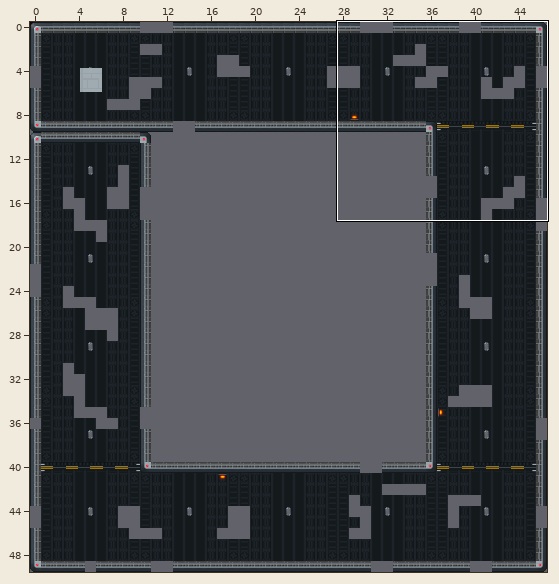
Two versions of a level (Tiled map (JSON), core/assets/levels/level_3/level_1.tmj). Above, an overview of the earlier version with the close-up marked.
Close-up. Before:
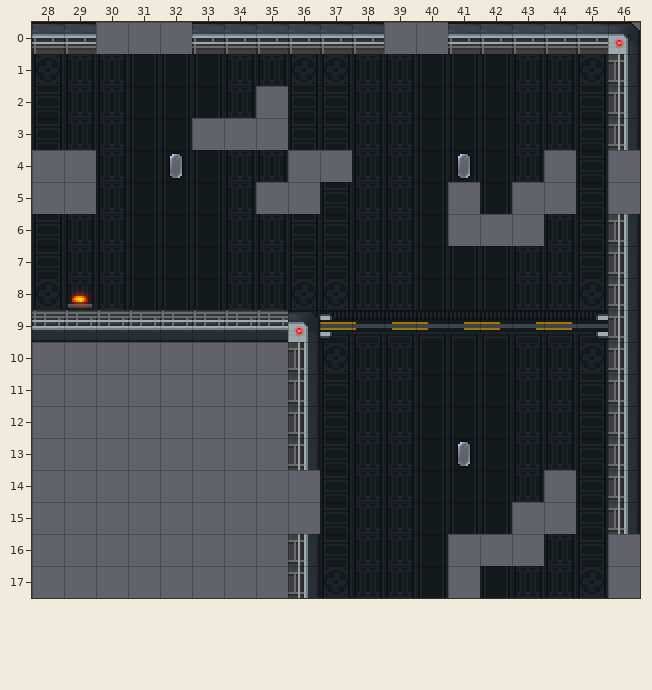
Cells are 16x16 px. Shown: x 28..46, y 0..17. The commit also changed other parts of the map, which this record leaves out.
Now the later version:
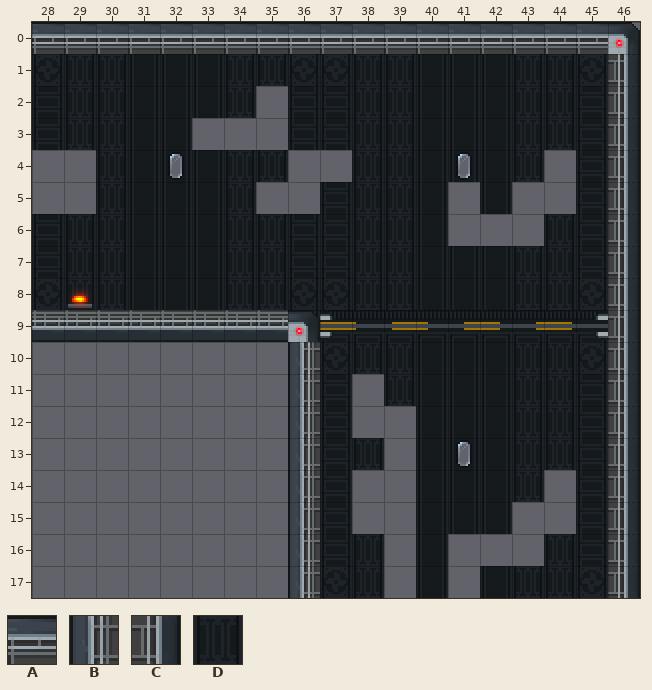
Key: from "space-tiles": A 6, B 21, C 23, D 81 "Background".
_ is an empty cell, . an unchanged one.
Edits made:
--- layer "Tile Layer 1"
@@ x 38..39 @@
-11 D.
-12 DD
-13 .D
-14 DD
-15 DD
-16 .D
-17 .D
+11 _.
+12 __
+13 ._
+14 __
+15 __
+16 ._
+17 ._
--- layer "Tile Layer 2"
@@ x 30..40 @@
- 0 ___......__
+ 0 AAA......AA
@@ x 46..46 @@
- 4 _
- 5 _
+ 4 C
+ 5 C
@@ x 36..46 @@
-10 C..........
-11 C..........
-12 C..........
-13 C..........
-14 _..........
-15 _..........
-16 C........._
-17 C........._
+10 B..........
+11 B..........
+12 B..........
+13 B..........
+14 B..........
+15 B..........
+16 B.........C
+17 B.........C
Pixel boxes of the changes (left, top, right, bottom) in both close-ups:
added: (96, 22, 192, 54)
added: (384, 22, 448, 54)
added: (608, 150, 640, 214)
changed: (288, 342, 320, 598)
removed: (352, 374, 416, 598)
added: (608, 534, 640, 598)
